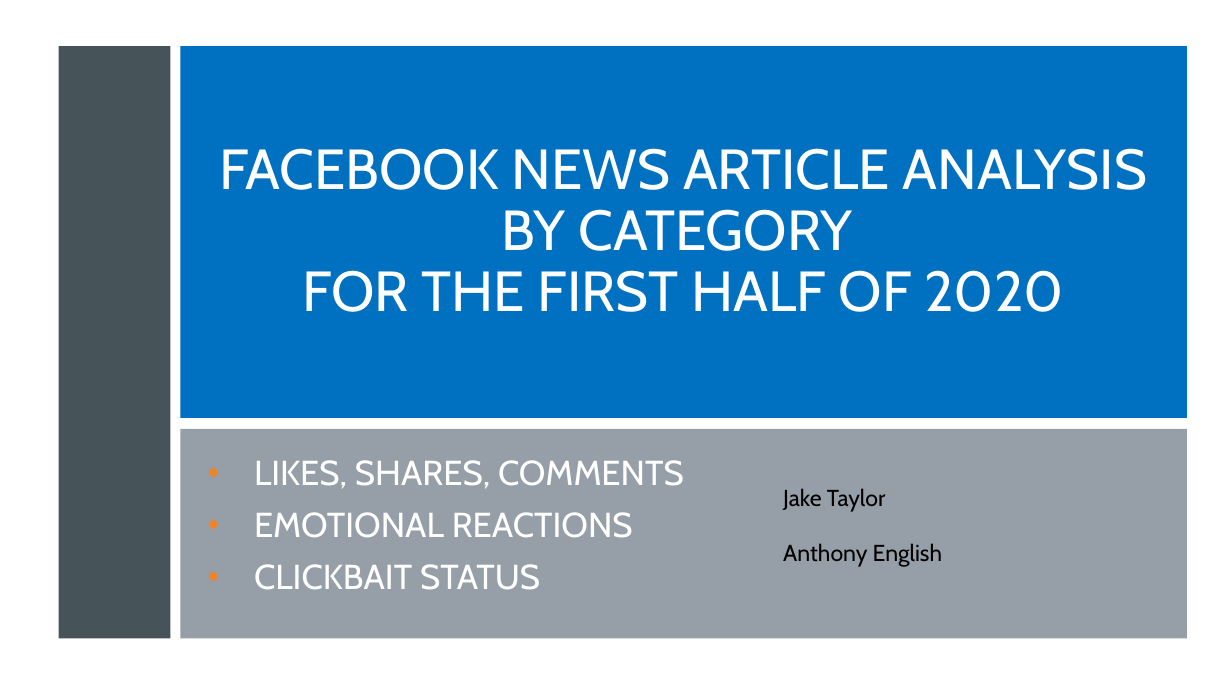
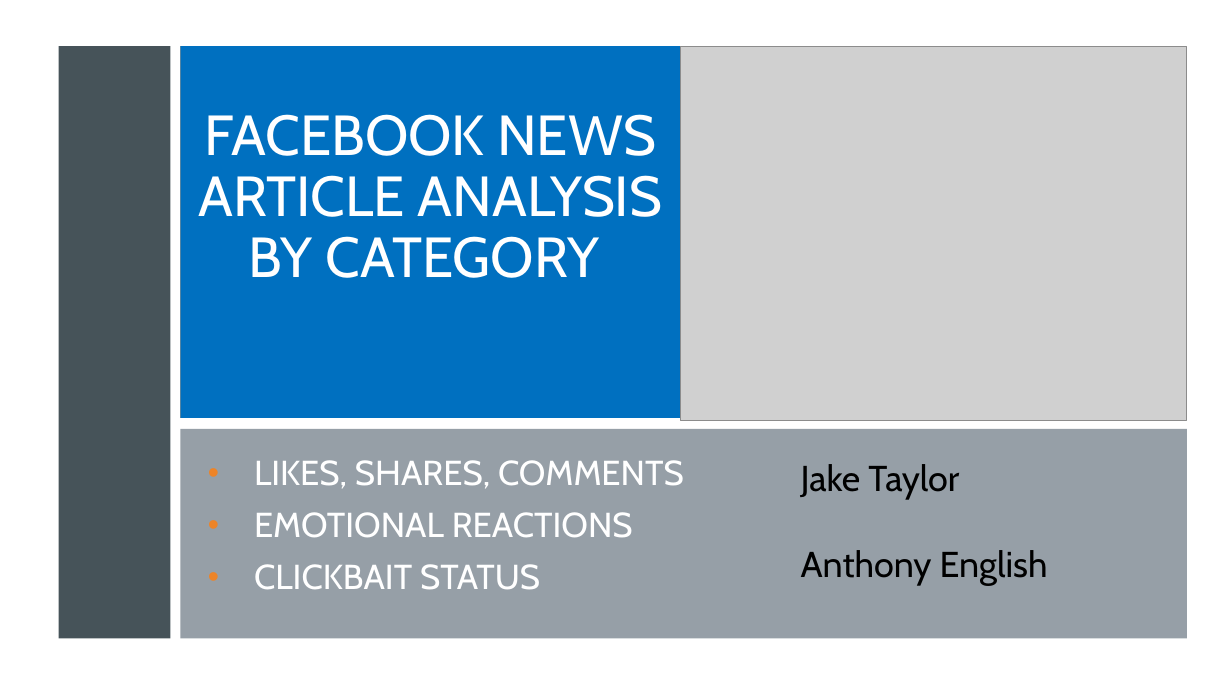
Before and after one commit to jakehtaylor/Classifying-Clickbait-Headlines, a slide deck: slide 1 of Group 9 - Facebook News Article Analysis.pptx. Drawn at 1232x693 pixels with LibreOffice and Linux fonts; fonts in the diff are those of the drawing; grey boxes stand for pictures. Boxes give left, top, right and bottom in pixels: in the first picture for what was removed or moved away, otherwise in the second. Text is boxed around its words. In the diff, an @@ line names an element or a change of style, - is before the commit and + after.

```diff
--- a/Group 9 - Facebook News Article Analysis.pptx
+++ b/Group 9 - Facebook News Article Analysis.pptx
@@ title "FACEBOOK NEWS ARTICLE ANALYSIS BY ...": place and size @@
-title "FACEBOOK NEWS ARTICLE ANALYSIS BY ..." at <box>180,46,1187,418</box>
+title "FACEBOOK NEWS ARTICLE ANALYSIS BY ..." at <box>180,46,681,418</box>
@@ rectangle added at <box>180,46,1187,418</box>, fill #ED8428 @@
@@ picture added at <box>681,46,1188,421</box> @@
@@ title at <box>198,114,662,278</box>: text changed @@
-FACEBOOK NEWS ARTICLE ANALYSIS BY CATEGORY
-FOR THE FIRST HALF OF 2020
+FACEBOOK NEWS ARTICLE ANALYSIS BY CATEGORY
@@ text "Jake Taylor": place and size @@
-text "Jake Taylor" at <box>783,488,942,567</box>
+text "Jake Taylor" at <box>801,464,1048,586</box>
@@ text "Jake Taylor" at <box>801,464,1048,586</box>: size 18 to 28 pt @@
```
Also in this commit, not shown: 6 other slides changed, 2 slides added, 1 slide removed, 19 other files.
